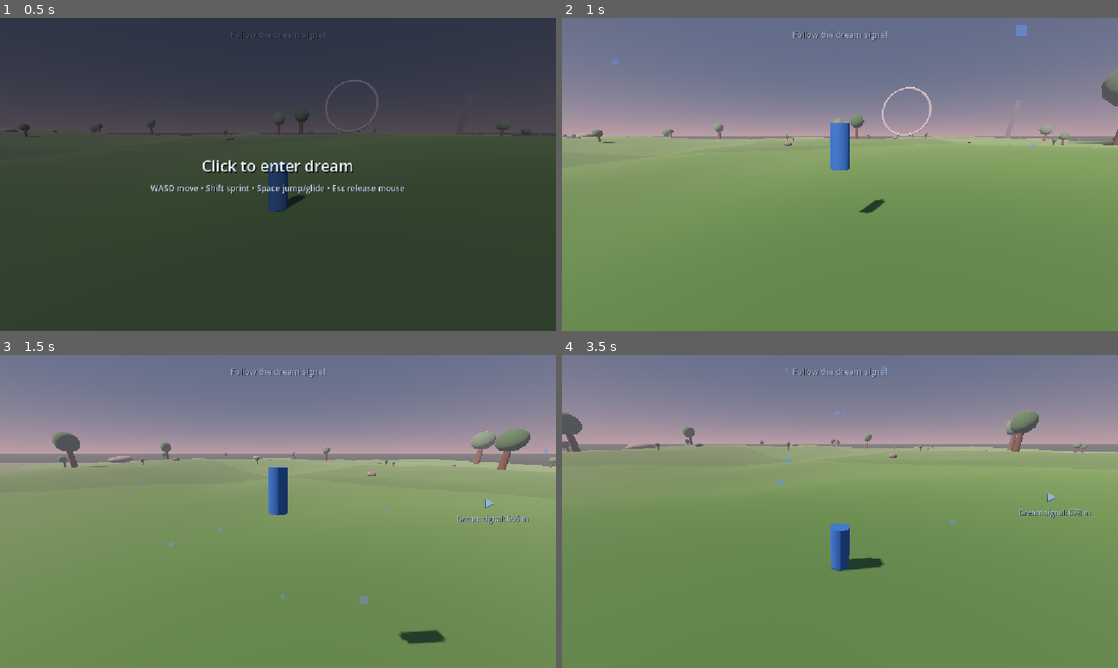
Above: before the commit, frames 1-4 (two rows, left to right).
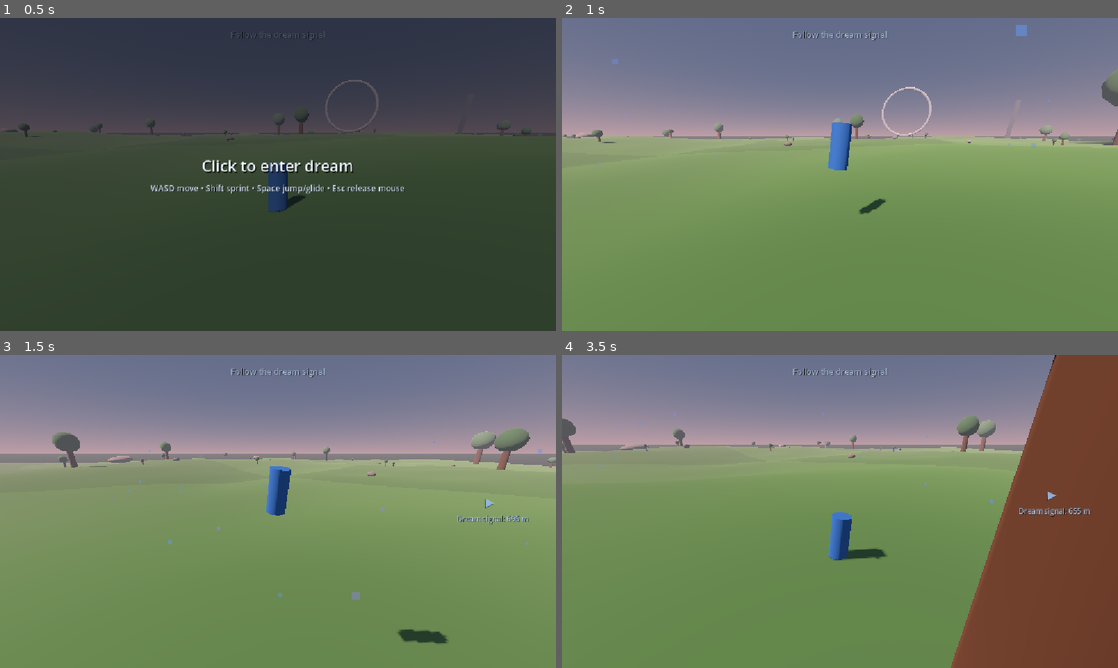
Above: after the commit, the same moments.

Repository: nimanimanima-rgb/DreamRunner
Game: Godot game, scene res://scenes/Game.tscn
Same seed, same stepped clock (60 frames per second), same inputs: the game is played once before the commit and once after it.
Inputs (mouse positions are in pixels of both pictures, inside the frame that each line leads up to):
- Up to frame 1 (0.5 s): no input
- Up to frame 2 (1 s): tap Enter at 0.5 s; move the mouse to (962, 158) at 0.52 s; hold D (move_right) from 0.53 s (still down); hold Shift (sprint) from 0.53 s (still down); click (962, 158) at 0.67 s; tap Space (jump) at 0.77 s
- Up to frame 3 (1.5 s): move the mouse to (250, 511) at 1.27 s; release D (move_right) at 1.28 s; release Shift (sprint) at 1.28 s; hold W (move_forward) from 1.28 s (still down); tap Shift (sprint) at 1.35 s
- Up to frame 4 (3.5 s): keep holding W (move_forward); tap Space (jump) at 1.52, 3.02 s; move the mouse to (851, 505) at 2.02 s; hold Shift (sprint) 2.03-2.78 s; move the mouse to (834, 517) at 2.77 s; tap Shift (sprint) at 2.85 s; click (834, 517) at 2.92 s

Frame 1 is identical in both runs. In frame 2, 0.1% of the frame differs, in the area x 47-59%, y 33-63%; in frame 3, 0.5%; in frame 4, 23%, in the area x 0-100%, y 0-100%.

Commit message:
Fix glide pose and monolith collision

Diff:
--- a/scenes/Game.tscn
+++ b/scenes/Game.tscn
@@ -49,14 +49,23 @@
 [node name="Player" type="CharacterBody3D" parent="."]
 script = ExtResource("1_player")
 
-[node name="BodyMesh" type="MeshInstance3D" parent="Player"]
-transform = Transform3D(1, 0, 0, 0, 1, 0, 0, 0, 1, 0, 0.9, 0)
+[node name="VisualPivot" type="Node3D" parent="Player"]
+position = Vector3(0, 0.9, 0)
+
+[node name="PosePivot" type="Node3D" parent="Player/VisualPivot"]
+
+[node name="BodyMesh" type="MeshInstance3D" parent="Player/VisualPivot/PosePivot"]
 material_override = SubResource("PlayerMaterial")
 mesh = SubResource("PlayerMesh")
 
 [node name="PlayerCollision" type="CollisionShape3D" parent="Player"]
 transform = Transform3D(1, 0, 0, 0, 1, 0, 0, 0, 1, 0, 0.9, 0)
 shape = SubResource("PlayerShape")
+
+[node name="GroundDistanceRay" type="RayCast3D" parent="Player"]
+target_position = Vector3(0, -16, 0)
+collision_mask = 1
+exclude_parent = true
 
 [node name="CameraPivot" type="Node3D" parent="Player"]
 transform = Transform3D(1, 0, 0, 0, 1, 0, 0, 0, 1, 0, 1.4, 0)
--- a/scripts/debug_hud.gd
+++ b/scripts/debug_hud.gd
@@ -72,9 +72,9 @@
 		if horizontal_speed < 0.1:
 			movement_mode = "Idle"
 		elif sprinting:
-			movement_mode = "Sprint"
+			movement_mode = "Sprinting"
 		else:
-			movement_mode = "Run"
+			movement_mode = "Running"
 
 	readout.text = (
 		"Speed: %5.1f m/s\n" % horizontal_speed
@@ -83,6 +83,8 @@
 		+ "Sprinting: %s\n" % str(sprinting)
 		+ "Gliding: %s\n" % str(gliding)
 		+ "Mode: %s\n" % movement_mode
+		+ "Ground clearance: %4.1f m\n" % float(player.call("get_ground_clearance"))
+		+ "Glide pose: %3.0f%%\n" % (float(player.call("get_glide_pose_blend")) * 100.0)
 		+ mouse_hint
 		+ terrain_text
 	)
--- a/scripts/player_controller.gd
+++ b/scripts/player_controller.gd
@@ -7,6 +7,7 @@
 @export var air_acceleration: float = 10.0
 @export var ground_deceleration: float = 38.0
 @export var air_deceleration: float = 0.5
+@export_range(0.2, 3.0, 0.1) var air_turn_rate: float = 1.25
 @export var jump_velocity: float = 17.5
 @export var gravity_multiplier: float = 1.35
 @export var maximum_fall_speed: float = 42.0
@@ -19,9 +20,15 @@
 @export var max_slope_speed_penalty: float = 4.0
 
 @export_group("Glide")
-@export var glide_gravity_multiplier: float = 0.25
-@export var glide_fall_speed: float = 7.0
-@export var glide_deceleration: float = 24.0
+@export var glide_gravity_multiplier: float = 0.18
+@export var glide_fall_speed: float = 5.0
+@export var glide_deceleration: float = 18.0
+
+@export_group("Visual Pose")
+@export_range(20.0, 85.0, 1.0) var glide_pose_degrees: float = 68.0
+@export_range(0.0, 25.0, 1.0) var low_air_lean_degrees: float = 10.0
+@export var full_glide_pose_height: float = 6.0
+@export var pose_smoothing: float = 5.5
 
 @export_group("Camera")
 @export var mouse_sensitivity: float = 0.003
@@ -30,6 +37,7 @@
 @export_range(0.0, 30.0, 1.0) var max_pitch_degrees: float = 4.0
 @export var normal_fov: float = 78.0
 @export var sprint_fov: float = 84.0
+@export var glide_fov: float = 86.0
 @export var fov_smoothing: float = 5.0
 @export var camera_vertical_smoothing: float = 7.0
 @export var camera_height: float = 1.4
@@ -37,6 +45,9 @@
 @onready var camera_pivot: Node3D = $CameraPivot
 @onready var spring_arm: SpringArm3D = $CameraPivot/SpringArm3D
 @onready var camera: Camera3D = $CameraPivot/SpringArm3D/Camera3D
+@onready var visual_pivot: Node3D = $VisualPivot
+@onready var pose_pivot: Node3D = $VisualPivot/PosePivot
+@onready var ground_distance_ray: RayCast3D = $GroundDistanceRay
 
 var gravity: float = ProjectSettings.get_setting("physics/3d/default_gravity")
 var pitch: float = deg_to_rad(-12.0)
@@ -45,6 +56,8 @@
 var target_yaw: float = 0.0
 var starting_transform: Transform3D
 var starting_pitch: float
+var glide_pose_blend: float = 0.0
+var ground_clearance: float = 0.0
 
 
 func _ready() -> void:
@@ -70,6 +83,8 @@
 	spring_arm.add_excluded_object(get_rid())
 	reset_physics_interpolation()
 	camera_pivot.reset_physics_interpolation()
+	visual_pivot.rotation = Vector3.ZERO
+	pose_pivot.rotation = Vector3.ZERO
 
 
 func _input(event: InputEvent) -> void:
@@ -113,6 +128,10 @@
 	target_pitch = pitch
 	camera_pivot.global_position = global_position + Vector3.UP * camera_height
 	camera_pivot.global_rotation = Vector3(pitch, yaw, 0.0)
+	glide_pose_blend = 0.0
+	ground_clearance = 0.0
+	visual_pivot.rotation = Vector3.ZERO
+	pose_pivot.rotation = Vector3.ZERO
 	reset_physics_interpolation()
 	camera_pivot.reset_physics_interpolation()
 
@@ -139,9 +158,10 @@
 
 	var horizontal_speed := Vector2(velocity.x, velocity.z).length()
 	var is_sprinting := Input.is_action_pressed("sprint") and horizontal_speed > walk_speed
-	var target_fov := sprint_fov if is_sprinting else normal_fov
+	var target_fov := glide_fov if is_gliding() else (sprint_fov if is_sprinting else normal_fov)
 	var fov_weight := 1.0 - exp(-fov_smoothing * delta)
 	camera.fov = lerpf(camera.fov, target_fov, fov_weight)
+	update_visual_pose(delta)
 
 
 func _physics_process(delta: float) -> void:
@@ -158,9 +178,24 @@
 		desired_speed = maxf(desired_speed, horizontal_velocity.length())
 	var target_velocity := move_dir * desired_speed
 
-	if move_dir != Vector3.ZERO:
-		var accel := ground_acceleration if is_on_floor() else air_acceleration
-		horizontal_velocity = horizontal_velocity.move_toward(target_velocity, accel * delta)
+	if move_dir != Vector3.ZERO and not is_on_floor():
+		var momentum_direction: Vector3 = (
+			horizontal_velocity.normalized()
+			if horizontal_velocity.length_squared() > 0.01
+			else move_dir
+		)
+		var steering_weight: float = clampf(air_turn_rate * delta, 0.0, 1.0)
+		var steered_direction: Vector3 = momentum_direction.slerp(move_dir, steering_weight)
+		target_velocity = steered_direction.normalized() * desired_speed
+		horizontal_velocity = horizontal_velocity.move_toward(
+			target_velocity,
+			air_acceleration * delta
+		)
+	elif move_dir != Vector3.ZERO:
+		horizontal_velocity = horizontal_velocity.move_toward(
+			target_velocity,
+			ground_acceleration * delta
+		)
 	else:
 		var decel := ground_deceleration if is_on_floor() else air_deceleration
 		horizontal_velocity = horizontal_velocity.move_toward(Vector3.ZERO, decel * delta)
@@ -233,3 +268,51 @@
 			velocity.y - gravity * glide_gravity_multiplier * delta,
 			-glide_fall_speed
 		)
+
+
+func update_visual_pose(delta: float) -> void:
+	ground_clearance = 0.0
+	if ground_distance_ray.is_colliding():
+		ground_clearance = global_position.y - ground_distance_ray.get_collision_point().y
+	elif not is_on_floor():
+		ground_clearance = ground_distance_ray.target_position.length()
+
+	var height_blend: float = clampf(
+		inverse_lerp(1.5, full_glide_pose_height, ground_clearance),
+		0.0,
+		1.0
+	)
+	var target_blend: float = height_blend if is_gliding() else 0.0
+	var blend_weight: float = 1.0 - exp(-pose_smoothing * delta)
+	glide_pose_blend = lerpf(glide_pose_blend, target_blend, blend_weight)
+	var low_air_lean: float = 0.0 if is_on_floor() else low_air_lean_degrees
+	var target_pitch_degrees: float = lerpf(
+		low_air_lean,
+		glide_pose_degrees,
+		glide_pose_blend
+	)
+	var horizontal_velocity := Vector2(velocity.x, velocity.z)
+	if horizontal_velocity.length_squared() > 0.25:
+		var target_heading: float = atan2(-horizontal_velocity.x, -horizontal_velocity.y)
+		visual_pivot.rotation.y = lerp_angle(
+			visual_pivot.rotation.y,
+			target_heading,
+			blend_weight
+		)
+	visual_pivot.rotation.x = 0.0
+	visual_pivot.rotation.z = 0.0
+	pose_pivot.rotation.x = lerp_angle(
+		pose_pivot.rotation.x,
+		deg_to_rad(-target_pitch_degrees),
+		blend_weight
+	)
+	pose_pivot.rotation.y = 0.0
+	pose_pivot.rotation.z = 0.0
+
+
+func get_ground_clearance() -> float:
+	return ground_clearance
+
+
+func get_glide_pose_blend() -> float:
+	return glide_pose_blend
--- a/scripts/terrain_chunk_manager.gd
+++ b/scripts/terrain_chunk_manager.gd
@@ -239,10 +239,10 @@
 	giant_trunk_shape.height = 62.0
 
 	giant_pillar_shape = BoxShape3D.new()
-	giant_pillar_shape.size = Vector3(6.0, 20.0, 6.0)
+	giant_pillar_shape.size = Vector3(7.0, 120.0, 7.0)
 
 	giant_monolith_shape = BoxShape3D.new()
-	giant_monolith_shape.size = Vector3(10.0, 20.0, 7.0)
+	giant_monolith_shape.size = Vector3(14.0, 90.0, 9.0)
 
 
 func create_grass_material(color: Color) -> StandardMaterial3D:
@@ -821,13 +821,13 @@
 	if add_collision:
 		var collision := CollisionShape3D.new()
 		collision.name = "PalePillarCollision"
-		collision.position = base_position + Vector3.UP * 10.0
-		collision.rotation.y = pillar.rotation.y
+		collision.position = pillar.position
+		collision.rotation = pillar.rotation
 		collision.shape = giant_pillar_shape
 		collision.scale = Vector3(
-			minf(width_scale, 1.0),
-			1.0,
-			minf(depth_scale, 1.0)
+			width_scale * 0.9,
+			height_scale,
+			depth_scale * 0.9
 		)
 		chunk.add_child(collision)
 
@@ -855,13 +855,13 @@
 	if add_collision:
 		var collision := CollisionShape3D.new()
 		collision.name = "TiltedMonolithCollision"
-		collision.position = base_position + Vector3.UP * 10.0
-		collision.rotation.y = monolith.rotation.y
+		collision.position = monolith.position
+		collision.rotation = monolith.rotation
 		collision.shape = giant_monolith_shape
 		collision.scale = Vector3(
-			minf(width_scale, 1.0),
-			1.0,
-			minf(depth_scale, 1.0)
+			width_scale * 0.9,
+			height_scale,
+			depth_scale * 0.9
 		)
 		chunk.add_child(collision)
 
